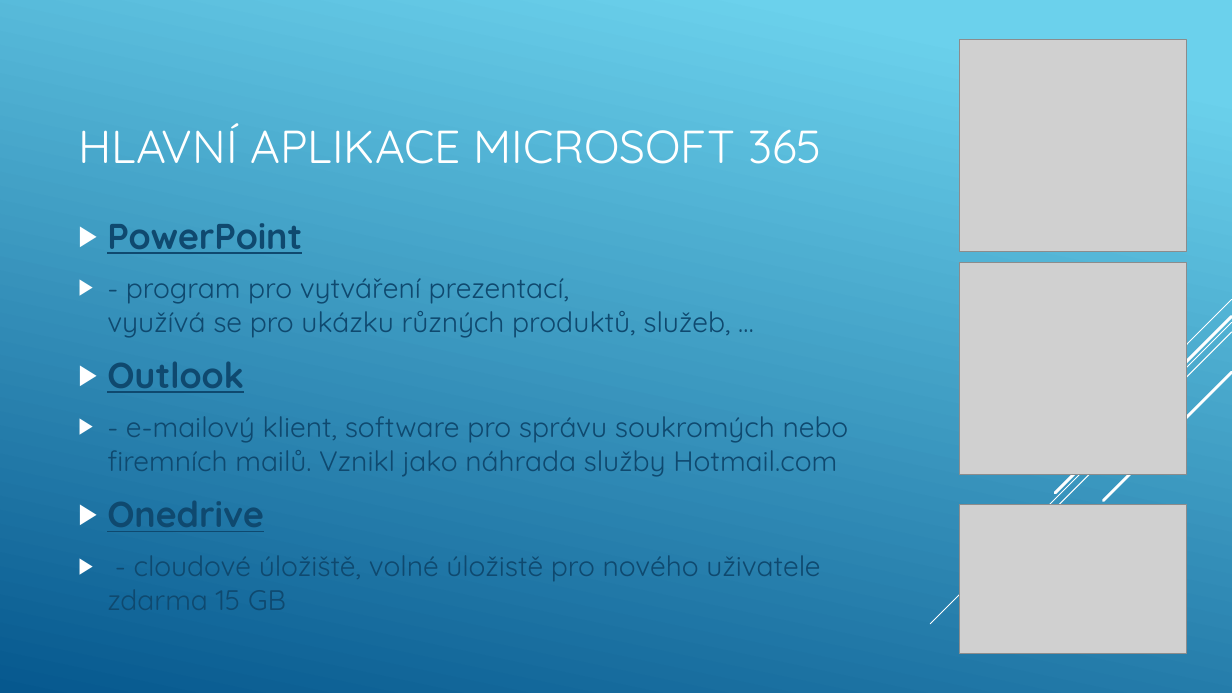
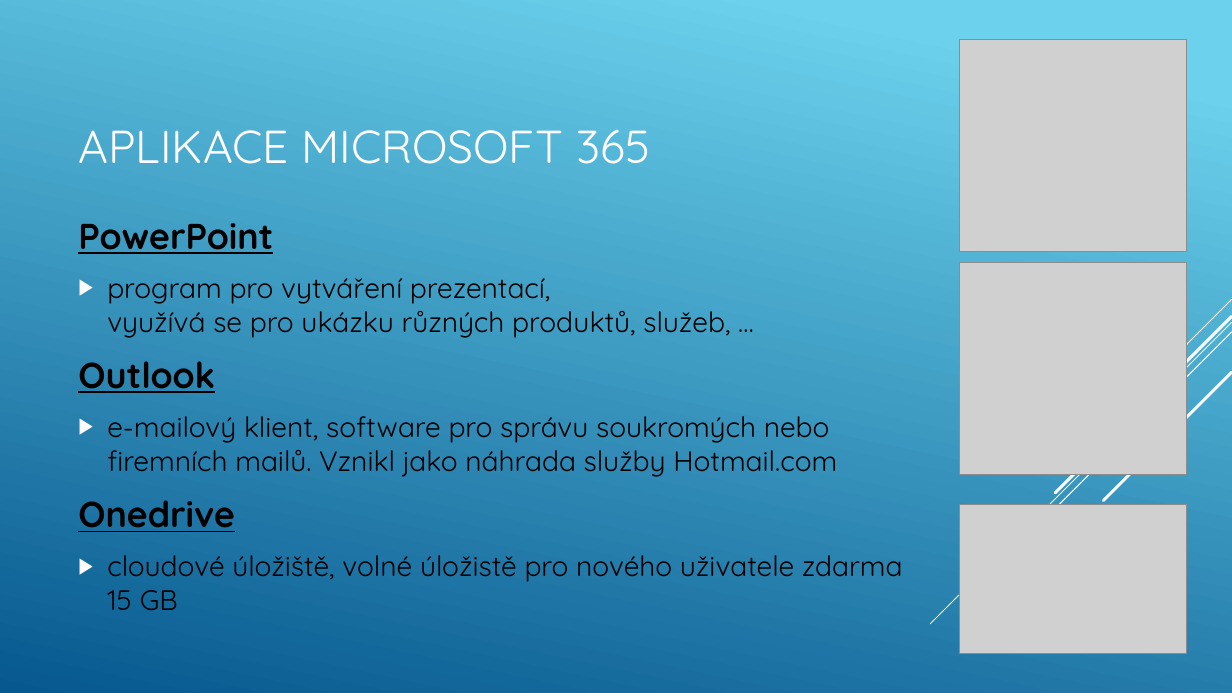
Before and after one commit to machacekadam/Office-365-a-jeho-mo-nosti, a slide deck: slide 11 of Machacek.pptx. Drawn at 1232x693 pixels with LibreOffice and Linux fonts; fonts in the diff are those of the drawing; grey boxes stand for pictures. Boxes give left, top, right and bottom in pixels: in the first picture for what was removed or moved away, otherwise in the second. Text is boxed around its words. In the diff, an @@ line names an element or a change of style, - is before the commit and + after.

```diff
--- a/Machacek.pptx
+++ b/Machacek.pptx
@@ title at (78,129,650,164): text changed @@
-HLAVNÍ APLIKACE MICROSOFT 365
+APLIKACE MICROSOFT 365
@@ text at (78,223,273,532): text colour #0F496F to #000000 in "PowerPoint", "Outlook", "Onedrive"; bullet ▶ to none @@
@@ text at (107,278,730,338): text changed; text colour #0F496F to #000000 @@
-▶ - program pro vytváření prezentací,
-  využívá se pro ukázku různých produktů, služeb, …
+▶ program pro vytváření prezentací,
+  využívá se pro ukázku různých produktů, služeb, …
@@ text at (107,416,837,477): text changed; text colour #0F496F to #000000 @@
-▶ - e-mailový klient, software pro správu soukromých nebo firemních mailů. Vznikl jako náhrada služby Hotmail.com
+▶ e-mailový klient, software pro správu soukromých nebo firemních mailů. Vznikl jako náhrada služby Hotmail.com
@@ text at (107,555,903,611): text changed; text colour #0F496F to #000000 @@
-▶ - cloudové úložiště, volné úložistě pro nového uživatele zdarma 15 GB
+▶ cloudové úložiště, volné úložistě pro nového uživatele zdarma 15 GB
```
Also in this commit, not shown: 19 other slides changed.
